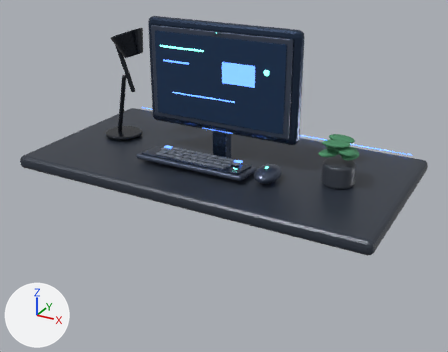
A saved change to the Blender file public/models/hero-workstation.blend.
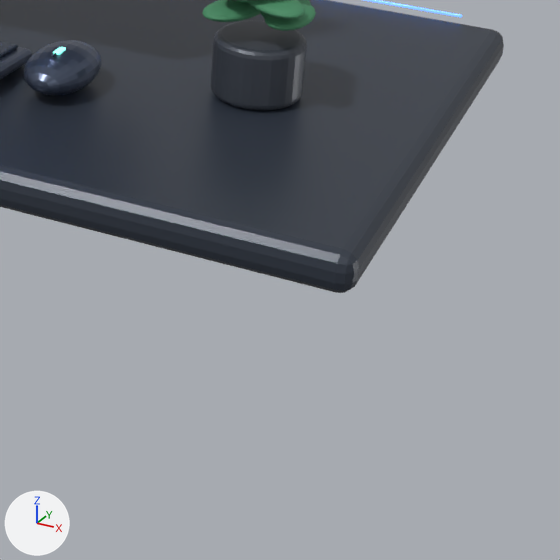
The first picture shows the older version from a camera (50 mm lens) standing at (6.74, -12.16, 5.78) and looking at (0.18, -0.23, -0.19). The close-ups show the older and then the newer version on the part from 55% to 100% of the width and 42% to 100% of the height of that picture. Only the edits that show in the close-ups are written down. Every picture has the same lights, and +X, +Y and +Z are marked at lower left.

Before the edit, the objects in view are built like this:
```python
me_cubo = bpy.data.meshes.new('Cubo')
me_cubo.from_pydata(...)  # a box spanning x -4.4..4.4, y -0.16..0.16, z -2.3..2.3
me_cubo.materials.append(mat_desk_charcoal)  # dark blue #353c48
me_esfera_004 = bpy.data.meshes.new('Esfera.004')
me_esfera_004.from_pydata(...)  # a UV sphere (24 segments, 12 rings, poles along z) spanning x -0.18..0.18, y -0.06..0.06, z -0.3..0.3
me_esfera_004.materials.append(mat_plant)  # green #458961
me_esfera_005 = bpy.data.meshes.new('Esfera.005')
me_esfera_005.from_pydata(...)  # a UV sphere (24 segments, 12 rings, poles along z) spanning x -0.18..0.18, y -0.06..0.06, z -0.3..0.3
me_esfera_005.materials.append(mat_plant)  # green #458961
ob_desk = bpy.data.objects.new('Desk', me_cubo)
ob_desk.location = (0.0, 0.0, 0.0)
ob_desk.rotation_euler = (1.571, 0.0, 0.0)  # degrees (90, 0, 0)
_m = ob_desk.modifiers.new('Soft edges', 'BEVEL')
_m.width = 0.12
_m.width_pct = 0.12
_m.segments = 3
ob_leaf_0 = bpy.data.objects.new('Leaf 0', me_esfera_004)
ob_leaf_0.location = (3.17, -0.1, 0.88)
ob_leaf_0.rotation_euler = (1.571, 0.0, 0.0)  # degrees (90, 0, 0)
ob_leaf_1 = bpy.data.objects.new('Leaf 1', me_esfera_005)
ob_leaf_1.location = (3.087, -0.241, 1.01)
ob_leaf_1.rotation_euler = (1.571, 0.0, 0.898)  # degrees (90, 0, 51)
# also in view: 'Plant pot' at (2.95, -0.1, 0.42); 'Leaf 3' at (2.75, -0.18, 0.88); 'Mouse shell' at (1.55, -0.72, 0.34)
```
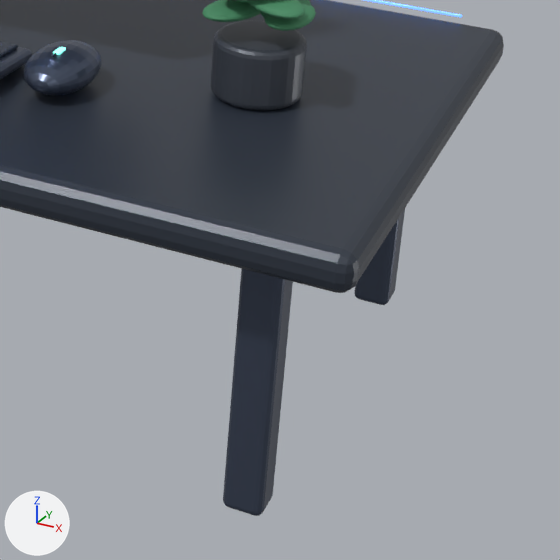
Edits to the bpy script that builds the scene:
```text
Add me_cubo_004_1:
    me_cubo_004_1.from_pydata(...)  # a box spanning x -0.16..0.16, y -1.22..1.22, z -0.16..0.16
    me_cubo_004_1.materials.append(mat_edge_graphite)  # dark blue #4b5569
Add ob_desk_leg_003:
    ob_desk_leg_003 = bpy.data.objects.new('Desk leg.003', me_cubo_004_1)
    ob_desk_leg_003.location = (3.65, -1.72, -1.22)
    ob_desk_leg_003.rotation_euler = (1.571, 0.0, 0.0)  # degrees (90, 0, 0)
    _m = ob_desk_leg_003.modifiers.new('Soft edges', 'BEVEL')
    _m.width = 0.06
    _m.width_pct = 0.06
    _m.segments = 3
Add ob_desk_leg_002:
    ob_desk_leg_002 = bpy.data.objects.new('Desk leg.002', me_cubo_004_1.copy())
    ob_desk_leg_002.location = (3.65, 1.72, -1.22)
    ob_desk_leg_002.rotation_euler = (1.571, 0.0, 0.0)  # degrees (90, 0, 0)
    _m = ob_desk_leg_002.modifiers.new('Soft edges', 'BEVEL')
    _m.width = 0.06
    _m.width_pct = 0.06
    _m.segments = 3
```

Where the change shows, as pixel boxes [x1, y1, x2, y2] in the close-ups (560 x 560 px):
'Desk leg.003', added (dark blue): after [223, 269, 293, 516]
'Desk leg.002', added (dark blue): after [354, 209, 405, 305]
